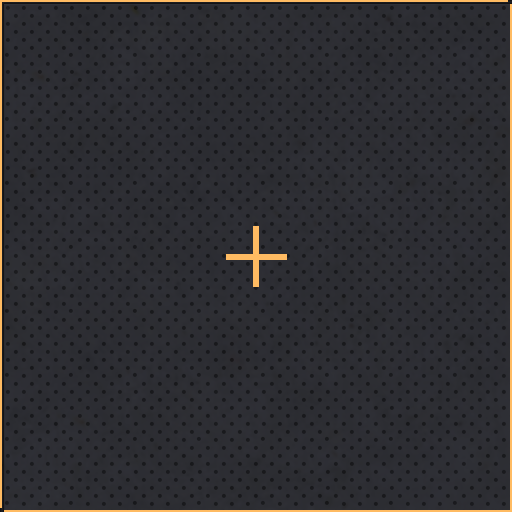
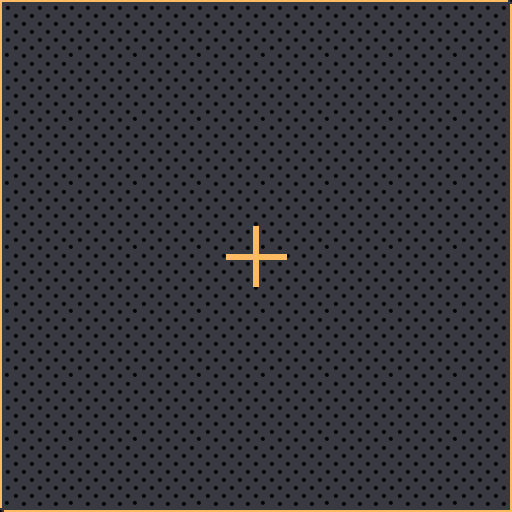
Comparing the layer stacks of the two 512px x 512px images. Changes:
pixels changed over left=0, top=0, right=512, bottom=512 (layer not identified)
